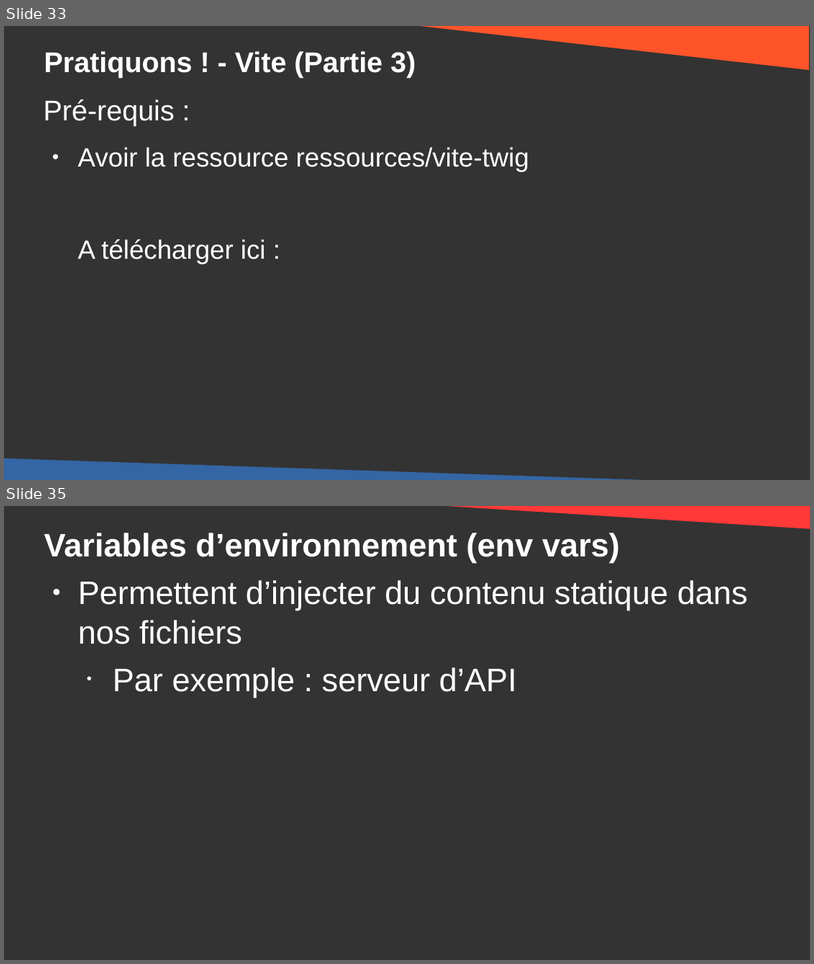
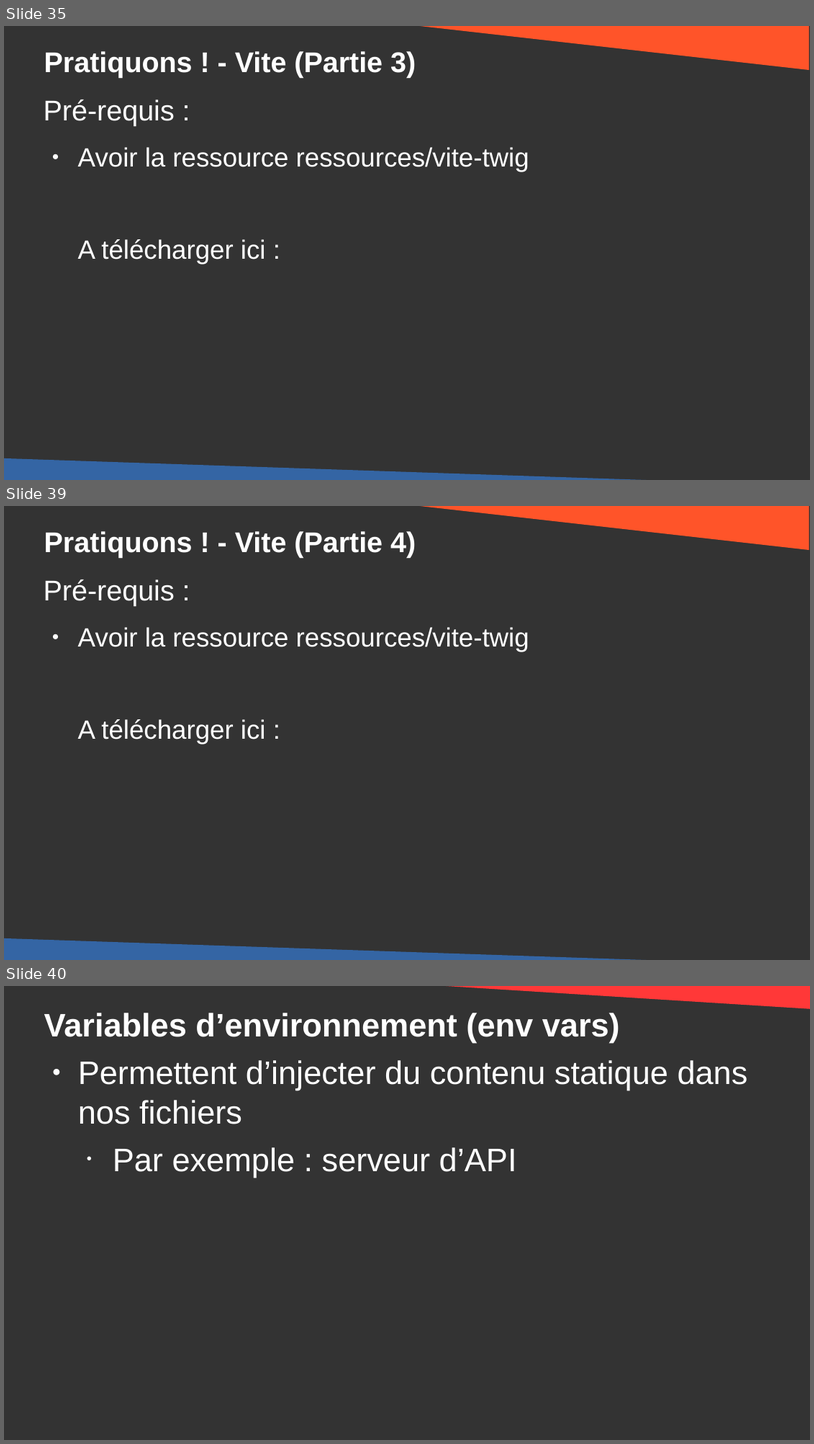
Before and after one commit to DanYellow/cours, a slide deck: developpement-front-s5/travaux-pratiques/numero-4/presentation.odp. Shown one above the other, each under a label of ours: slides 33 and 35 before the commit, slides 35, 39 and 40 after it; the slides between them are not shown. The pictures are 814x964 and 814x1444 pixels, drawn with LibreOffice and Linux fonts; fonts in the diff are those of the drawing. Boxes give left, top, right and bottom in pixels: in the first picture for what was removed or moved away, otherwise in the second. Text is boxed around its words. In the diff, an @@ line names an element or a change of style, - is before the commit and + after.

```diff
--- a/developpement-front-s5/travaux-pratiques/numero-4/presentation.odp
+++ b/developpement-front-s5/travaux-pratiques/numero-4/presentation.odp
@@ slide 39 added at [4,506,810,960], background #333333 @@
@@ right triangle added at [391,506,810,550], fill #FF5429 @@
@@ title added at [44,531,416,558], 28 pt, text #FFFFFF, bold @@
+Pratiquons ! - Vite (Partie 4)
@@ text added at [44,579,530,744], 26 pt, text #FFFFFF @@
+Pré-requis :
+● Avoir la ressource ressources/vite-twig
+A télécharger ici :
@@ right triangle added at [4,938,758,960], fill #3465A4 @@
@@ what was slide 33 is now slide 35 @@
@@ what was slide 35 is now slide 40 @@
```
Also in this commit, not shown: 2 slides changed, 5 other slides added, 1 slide removed, 3 other files.
